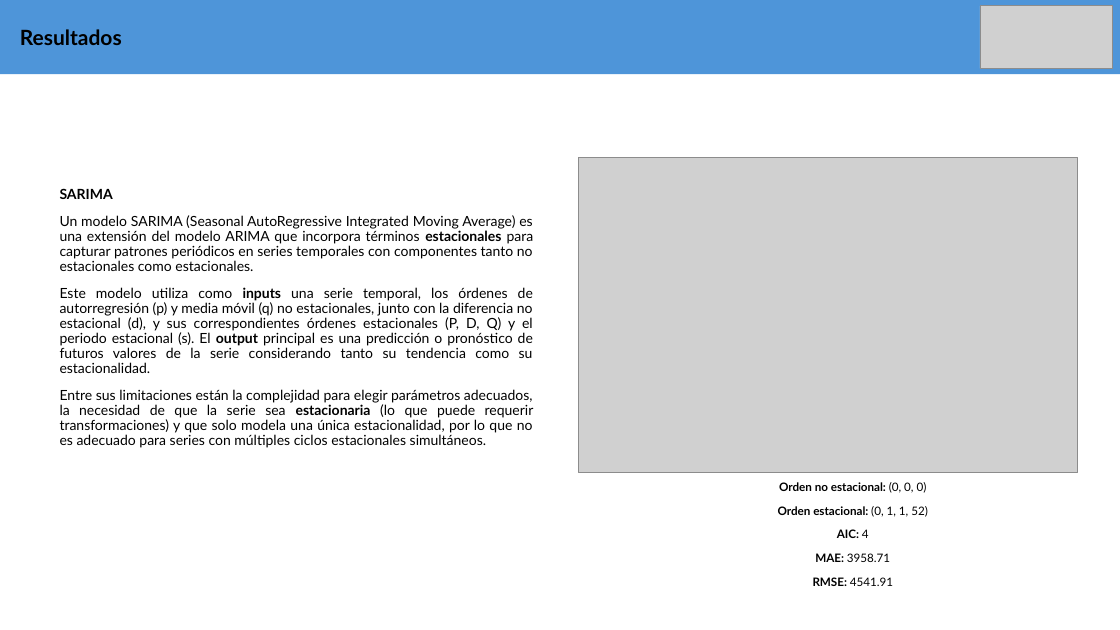
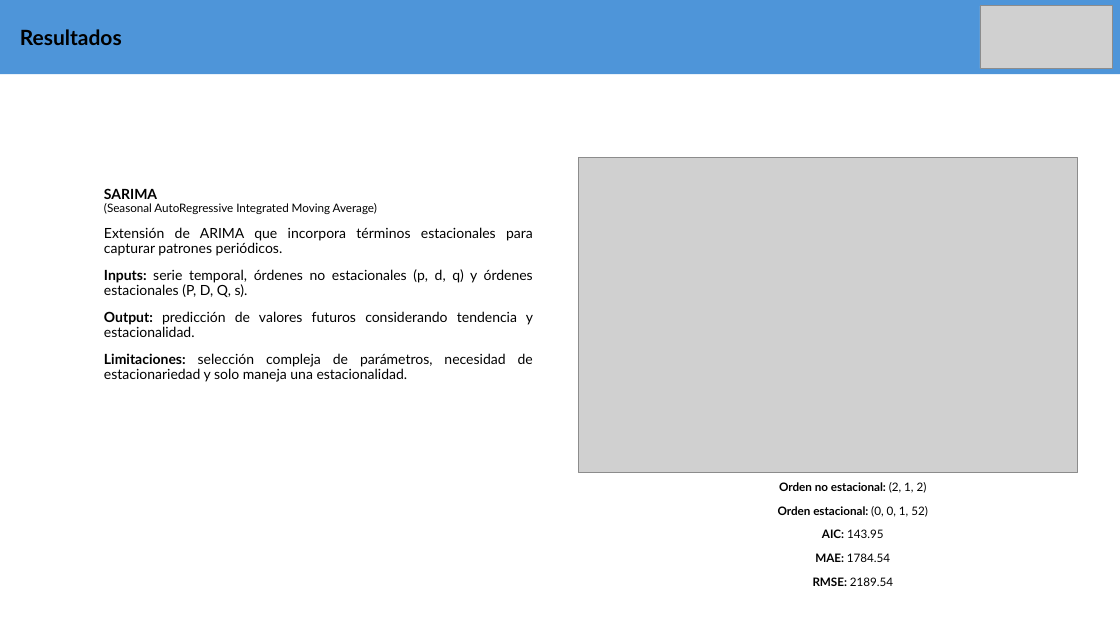
Before and after one commit to pedr0jos3/Mi-tesis, a slide deck: slide 7 of PresentacionAvances.pptx (slide 6 before the commit). Drawn at 1120x630 pixels with LibreOffice and Linux fonts; fonts in the diff are those of the drawing; grey boxes stand for pictures. Boxes give left, top, right and bottom in pixels: in the first picture for what was removed or moved away, otherwise in the second. Text is boxed around its words. In the diff, an @@ line names an element or a change of style, - is before the commit and + after.

```diff
--- a/PresentacionAvances.pptx
+++ b/PresentacionAvances.pptx
@@ subtitle "SARIMA": place and size @@
-subtitle "SARIMA" at (60, 188, 534, 448)
+subtitle "SARIMA" at (104, 188, 533, 382)
@@ subtitle at (104, 203, 533, 382): text changed @@
-Un modelo SARIMA (Seasonal AutoRegressive Integrated Moving Average) es una extensión del modelo ARIMA que incorpora términos estacionales para capturar patrones periódicos en series temporales con componentes tanto no estacionales como estacionales.
-Este modelo utiliza como inputs una serie temporal, los órdenes de autorregresión (p) y media móvil (q) no estacionales, junto con la diferencia no estacional (d), y sus correspondientes órdenes estacionales (P, D, Q) y el periodo estacional (s). El output principal es una predicción o pronóstico de futuros valores de la serie considerando tanto su tendencia como su estacionalidad.
-Entre sus limitaciones están la complejidad para elegir parámetros adecuados, la necesidad de que la serie sea estacionaria (lo que puede requerir transformaciones) y que solo modela una única estacionalidad, por lo que no es adecuado para series con múltiples ciclos estacionales simultáneos.
+(Seasonal AutoRegressive Integrated Moving Average)
+Extensión de ARIMA que incorpora términos estacionales para capturar patrones periódicos.
+Inputs: serie temporal, órdenes no estacionales (p, d, q) y órdenes estacionales (P, D, Q, s).
+Output: predicción de valores futuros considerando tendencia y estacionalidad.
+Limitaciones: selección compleja de parámetros, necesidad de estacionariedad y solo maneja una estacionalidad.
@@ subtitle at (104, 188, 157, 199): less space between paragraphs @@
@@ text at (778, 482, 928, 586): text changed @@
-Orden no estacional: (0, 0, 0)
-Orden estacional: (0, 1, 1, 52)
-AIC: 4
-MAE: 3958.71
-RMSE: 4541.91
+Orden no estacional: (2, 1, 2)
+Orden estacional: (0, 0, 1, 52)
+AIC: 143.95
+MAE: 1784.54
+RMSE: 2189.54
```
Also in this commit, not shown: 6 other slides changed, 3 slides added, 2 other files.
